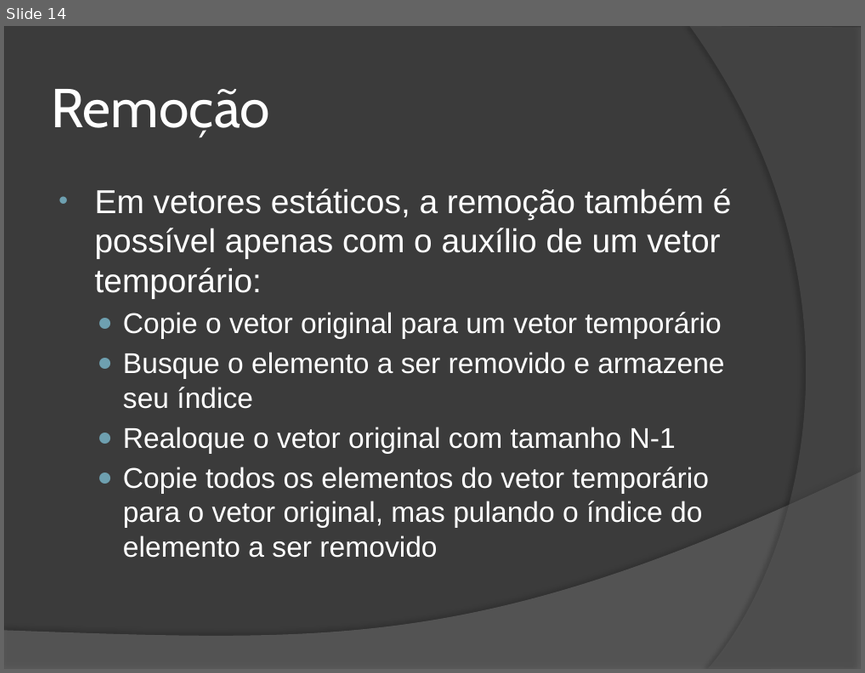
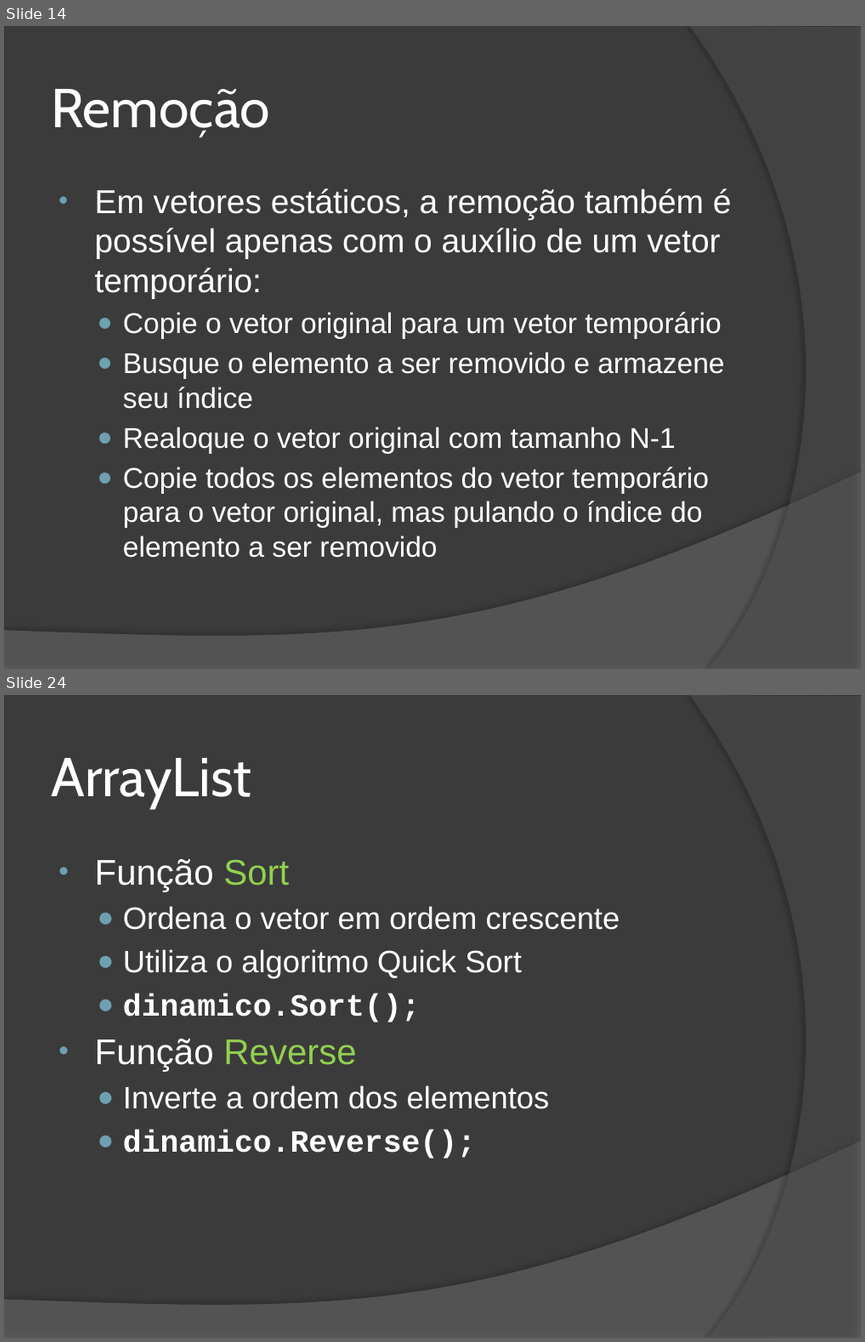
Before and after one commit to wind39/wind39.github.io, a slide deck: curso/modulo1capitulo5.pptx. Shown one above the other, each under a label of ours: slide 14 before the commit, slides 14 and 24 after it; the slides between them are not shown. The pictures are 865x673 and 865x1342 pixels, drawn with LibreOffice and Linux fonts; fonts in the diff are those of the drawing. Boxes give left, top, right and bottom in pixels: in the first picture for what was removed or moved away, otherwise in the second. Text is boxed around its words. In the diff, an @@ line names an element or a change of style, - is before the commit and + after.

```diff
--- a/curso/modulo1capitulo5.pptx
+++ b/curso/modulo1capitulo5.pptx
@@ slide 24 added at box(4, 695, 861, 1338), background #3B3B3B; not listed: 2 template elements that a slide beside it also shows @@
@@ title added at box(51, 758, 251, 808), 46 pt, text #FFFFFF @@
+ArrayList
@@ text added at box(95, 859, 620, 1158), 26 pt, text #FFFFFF @@
+• Função Sort
+  ● Ordena o vetor em ordem crescente
+  ● Utiliza o algoritmo Quick Sort
+  ● dinamico.Sort();
+• Função Reverse
+  ● Inverte a ordem dos elementos
+  ● dinamico.Reverse();
```
Also in this commit, not shown: 1 slide changed, 9 other slides added, 3 other files.
